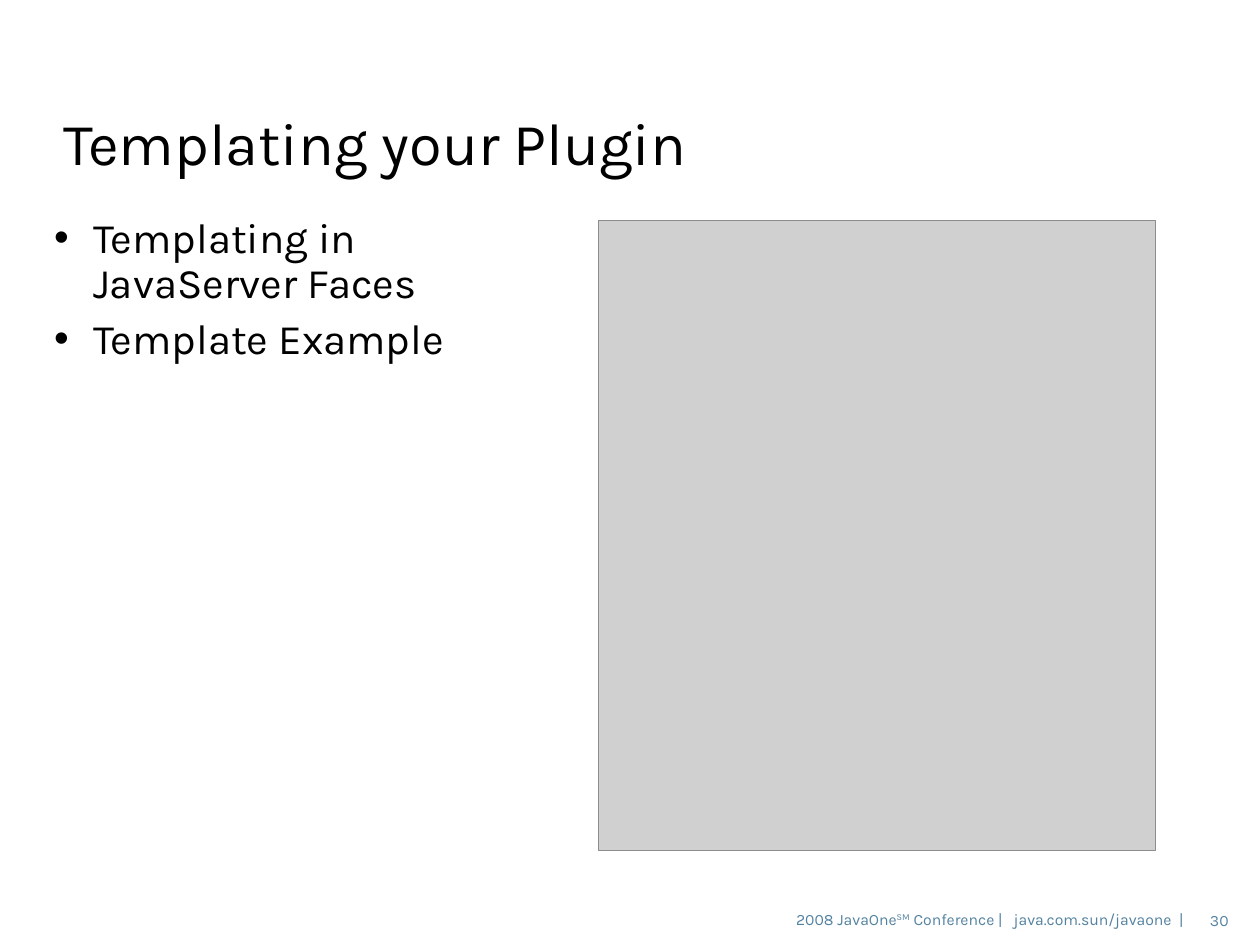
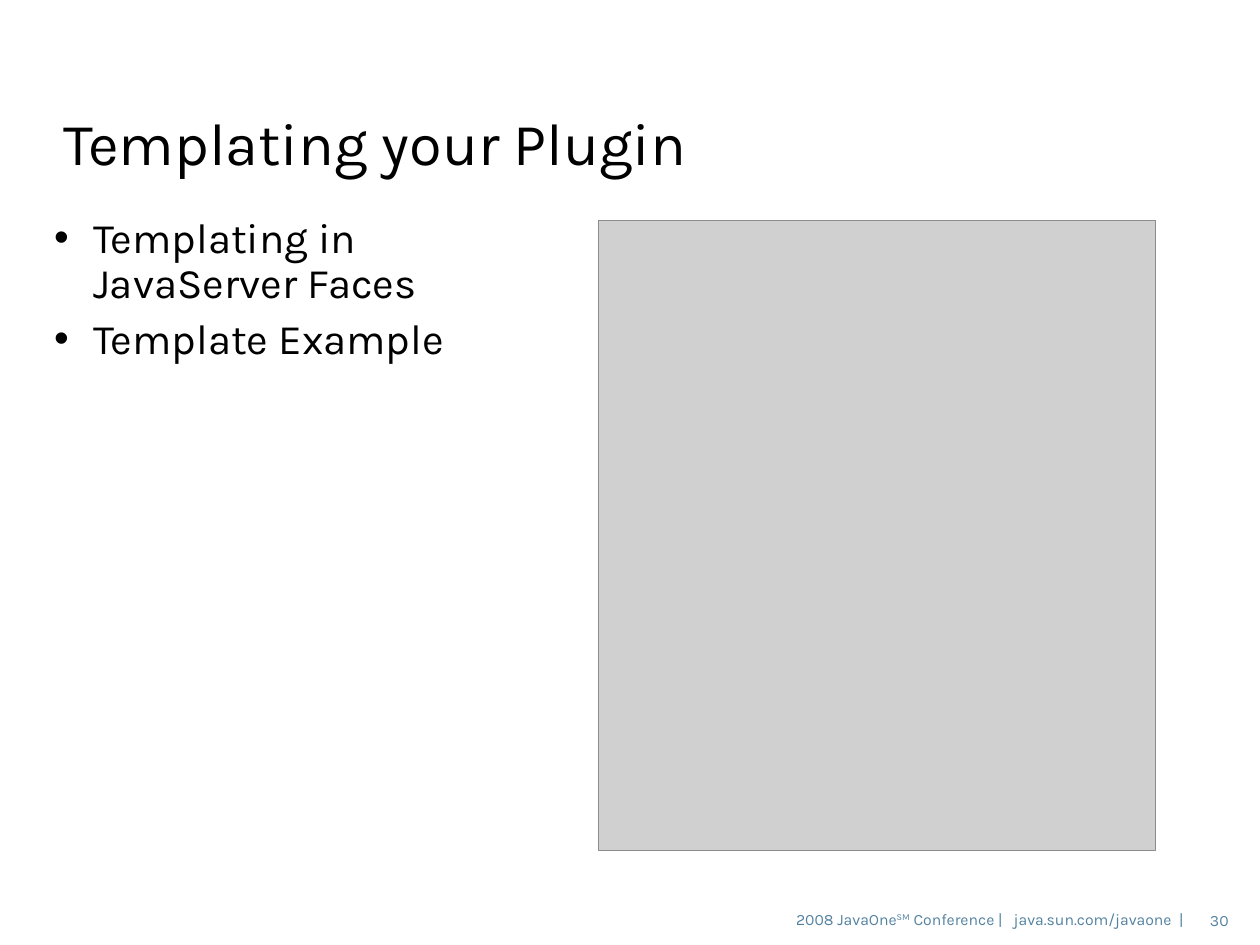
Before and after one commit to dmatej/Glassfish-SVN-Patched, a slide deck: slide 30 of v3/admingui/j1plugin/gfplugin/4520_gfplugin.odp. Drawn at 1260x945 pixels with LibreOffice and Linux fonts; fonts in the diff are those of the drawing; grey boxes stand for pictures; background and template pictures are left out. Boxes give left, top, right and bottom in pixels: in the first picture for what was removed or moved away, otherwise in the second. Text is boxed around its words. In the diff, an @@ line names an element or a change of style, - is before the commit and + after.

```diff
--- a/v3/admingui/j1plugin/gfplugin/4520_gfplugin.odp
+++ b/v3/admingui/j1plugin/gfplugin/4520_gfplugin.odp
@@ text at [796, 913, 1172, 929]: text changed @@
-2008 JavaOneSM Conference | java.com.sun/javaone |
+2008 JavaOneSM Conference | java.sun.com/javaone |
```
Also in this commit, not shown: 36 other slides changed, 1 other file.
